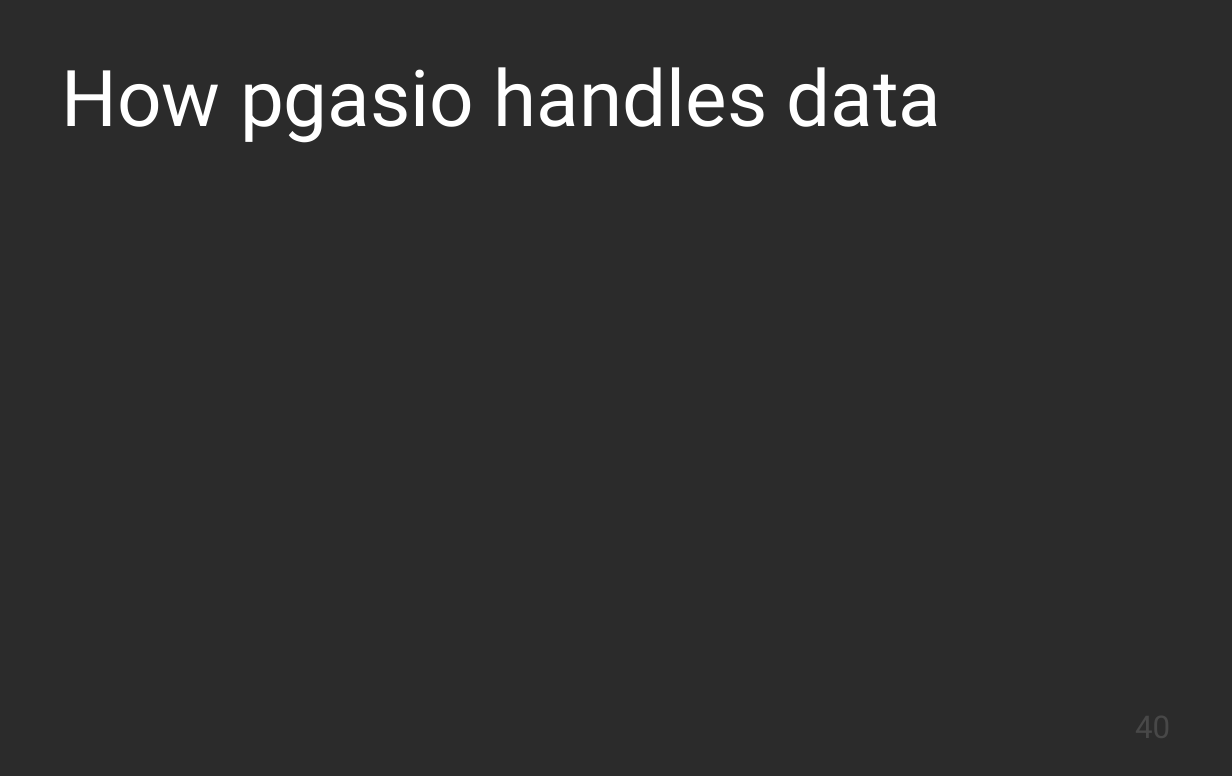
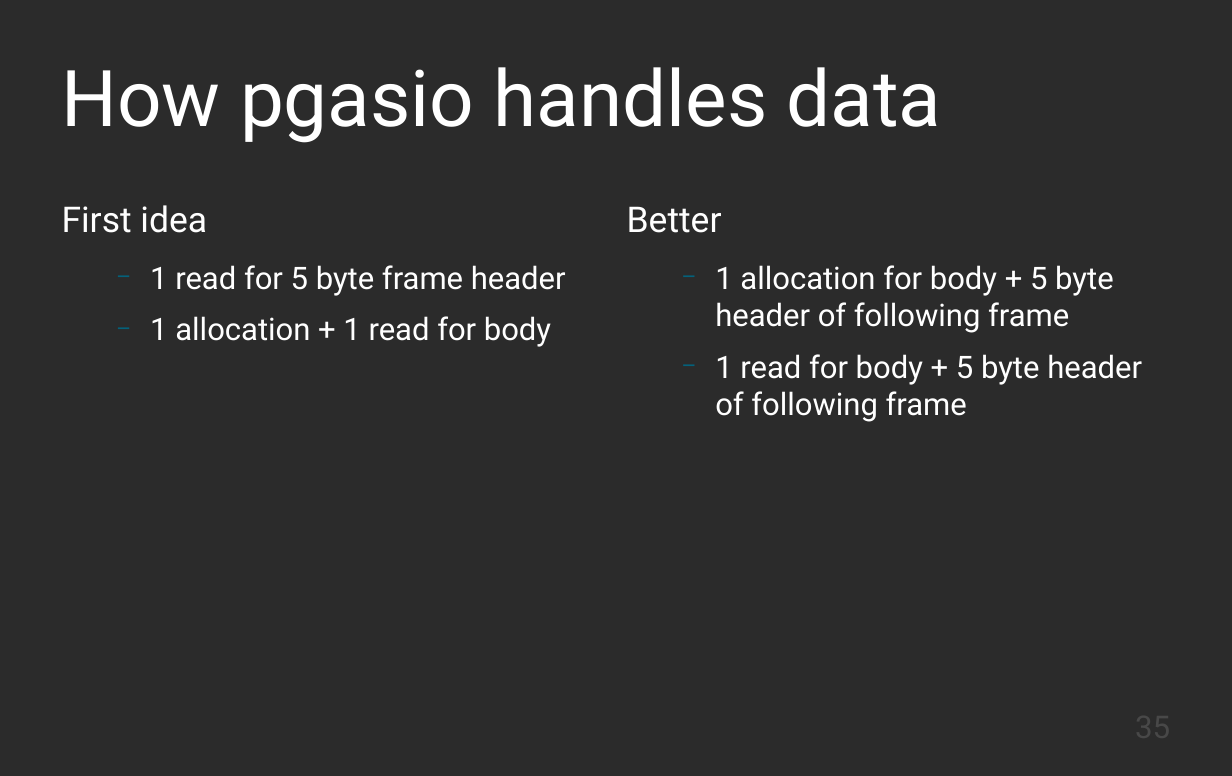
Before and after one commit to KayEss/cpp-designing4performance, a slide deck: slide 35 of slides/Designing APIs For Performance.odp (slide 40 before the commit). Drawn at 1232x776 pixels with LibreOffice and Linux fonts; fonts in the diff are those of the drawing; background and template pictures are left out; a plain dark background stands for a picture behind light text. Boxes give left, top, right and bottom in pixels: in the first picture for what was removed or moved away, otherwise in the second. Text is boxed around its words. In the diff, an @@ line names an element or a change of style, - is before the commit and + after.

```diff
--- a/slides/Designing APIs For Performance.odp
+++ b/slides/Designing APIs For Performance.odp
@@ text added at [62,205,566,347], 23.8 pt, text #FFFFFF @@
+First idea
+  − 1 read for 5 byte frame header
+  − 1 allocation + 1 read for body
@@ text added at [627,206,1142,422], 23.8 pt, text #FFFFFF @@
+Better
+  − 1 allocation for body + 5 byte header of following frame
+  − 1 read for body + 5 byte header of following frame
@@ page number at [884,707,1171,761]: text changed @@
-40
+35
```
Also in this commit, not shown: 4 other slides changed, 3 slides added, 2 slides removed, 1 other file.
